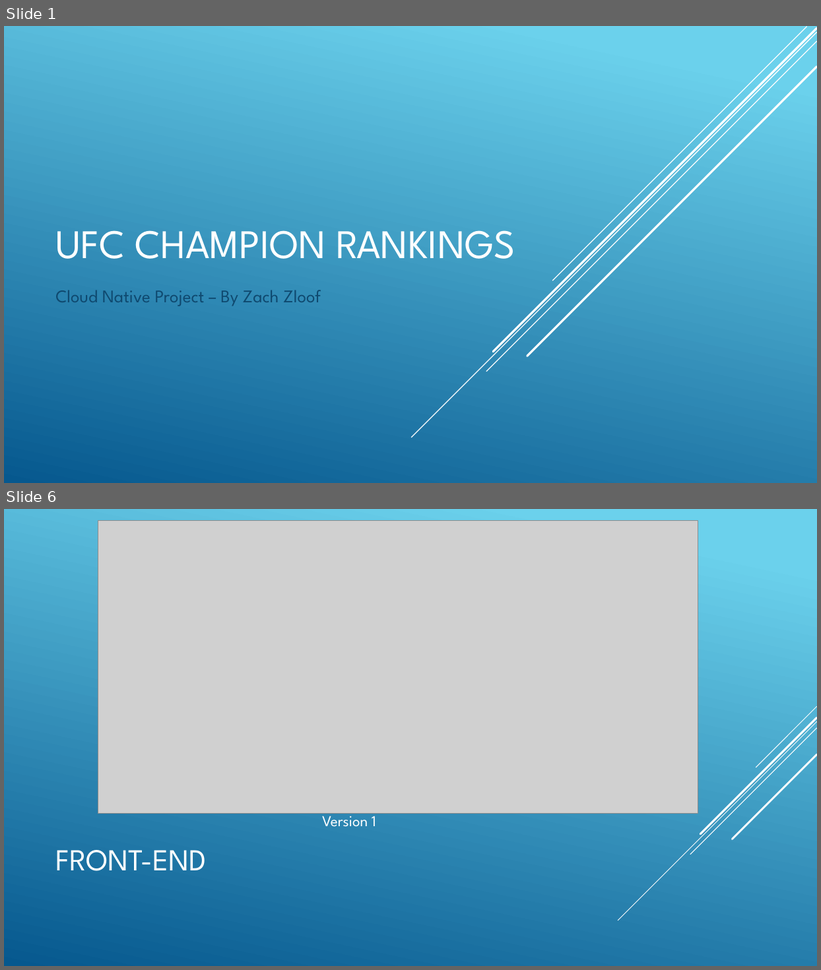
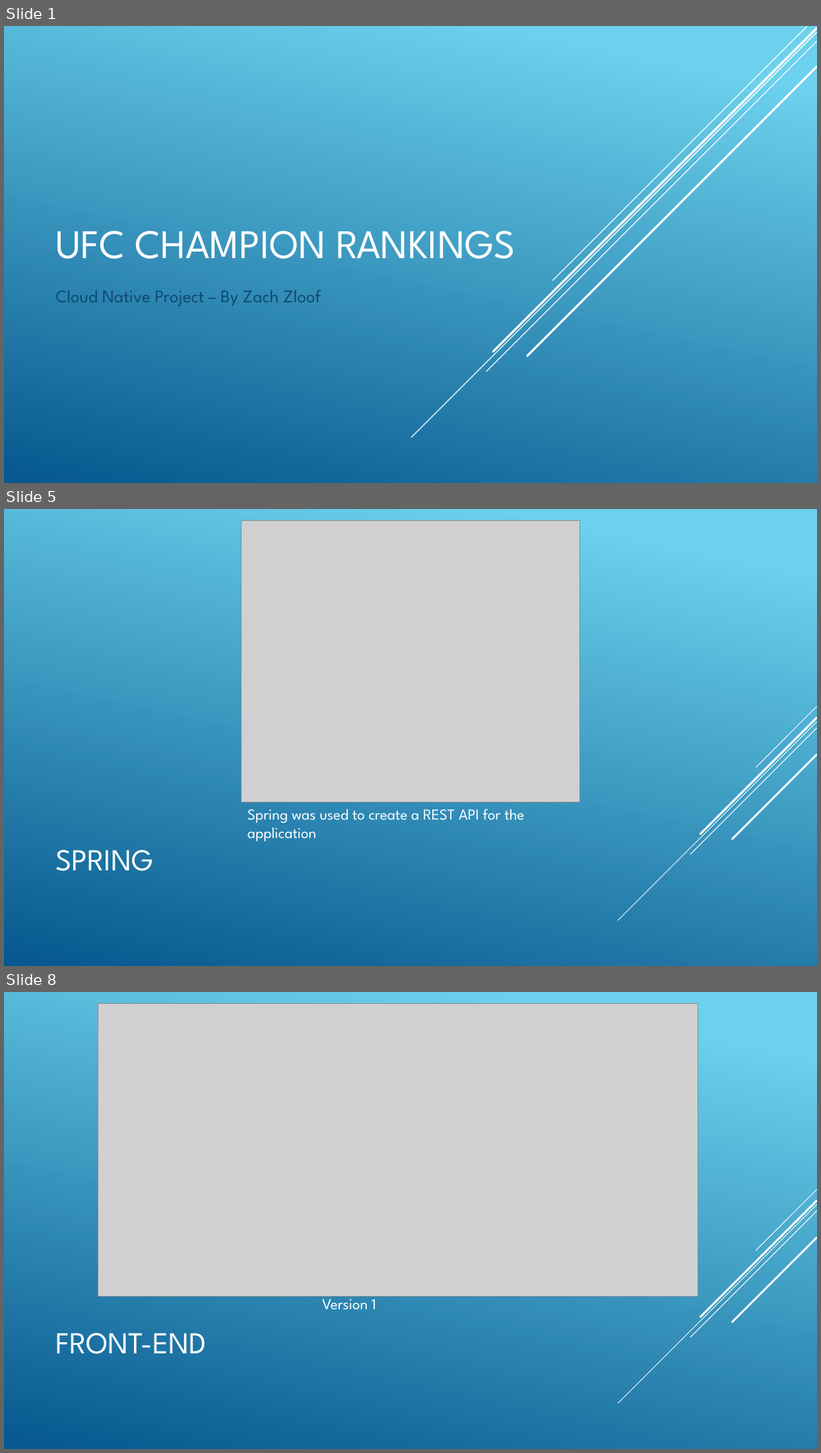
Before and after one commit to zachzloof/zachzloof_assessment2, a slide deck: documentation/presentation/presentation.pptx. Shown one above the other, each under a label of ours: slides 1 and 6 before the commit, slides 1, 5 and 8 after it; the slides between them are not shown. The pictures are 821x970 and 821x1453 pixels, drawn with LibreOffice and Linux fonts; fonts in the diff are those of the drawing; grey boxes stand for pictures. Boxes give left, top, right and bottom in pixels: in the first picture for what was removed or moved away, otherwise in the second. Text is boxed around its words. In the diff, an @@ line names an element or a change of style, - is before the commit and + after.

```diff
--- a/documentation/presentation/presentation.pptx
+++ b/documentation/presentation/presentation.pptx
@@ slide 5 added at [4,509,817,966], background gradient #6ED2EB to #06588E; not listed: 5 template elements that a slide beside it also shows @@
@@ picture added at [242,521,580,803] @@
@@ text added at [248,809,524,842], 18 pt, text #FFFFFF @@
+Spring was used to create a REST API for the application
@@ title added at [55,850,153,871], 36 pt, text #FFFFFF @@
+SPRING
@@ what was slide 6 is now slide 8 @@
```
Also in this commit, not shown: 2 slides changed, 8 other slides added, 5 slides removed, 4 other files.
